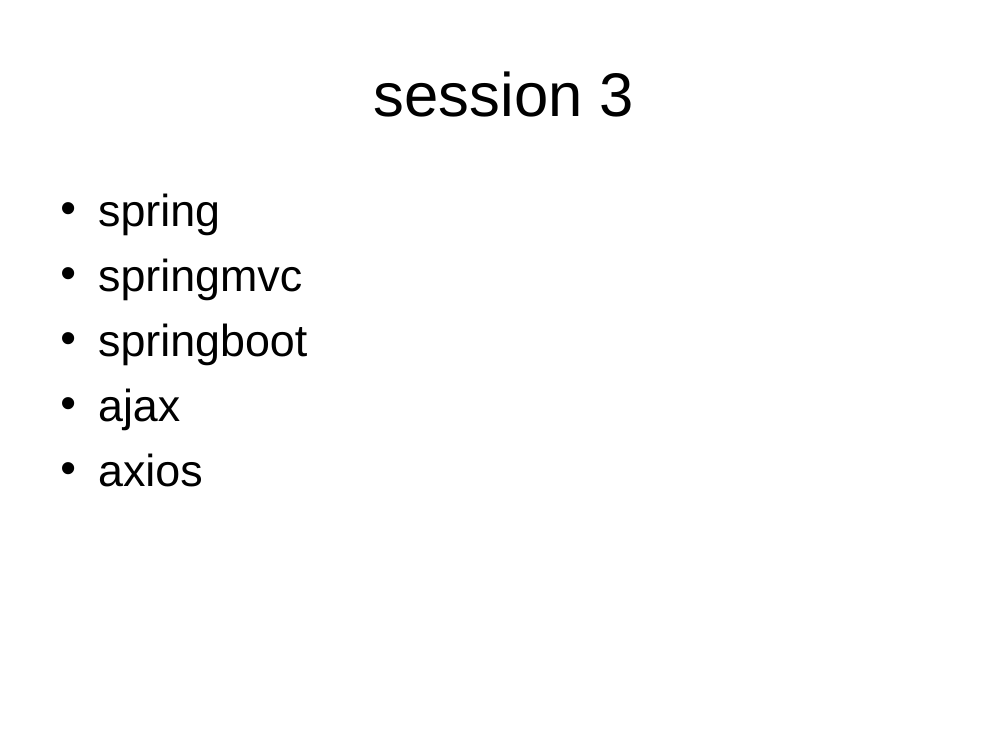
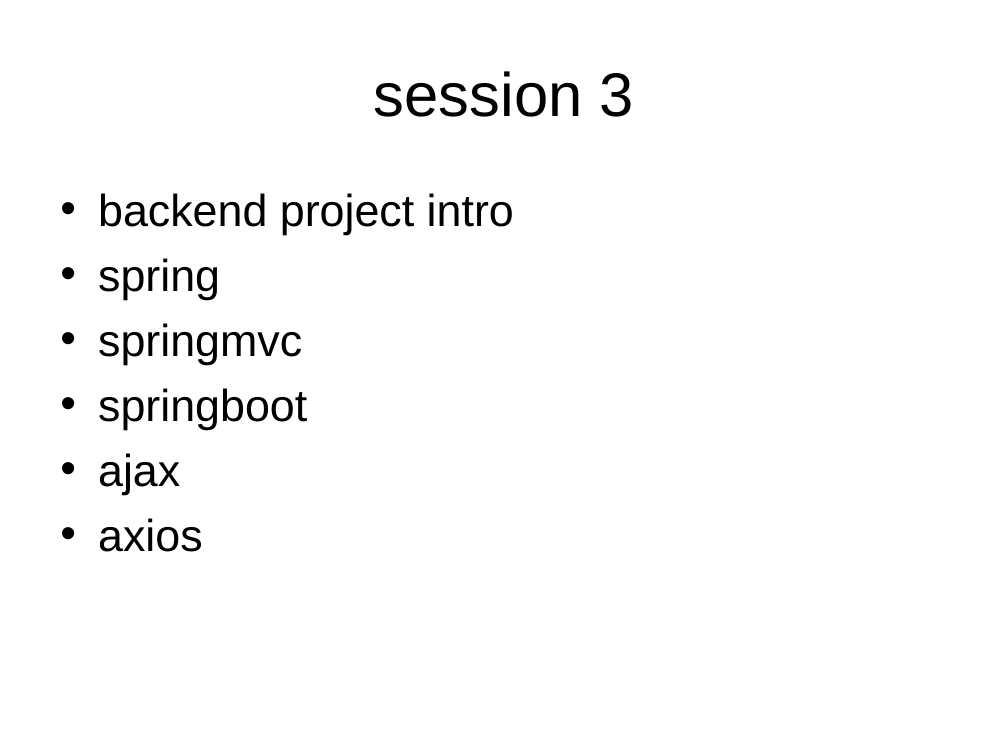
Before and after one commit to EasonFeng5870/vue-study, a slide deck: slide 1 of 0820/session3.ppt. Drawn at 1008x756 pixels with LibreOffice and Linux fonts; fonts in the diff are those of the drawing. Boxes give left, top, right and bottom in pixels: in the first picture for what was removed or moved away, otherwise in the second. Text is boxed around its words. In the diff, an @@ line names an element or a change of style, - is before the commit and + after.

Commit message:
update session3 lists

```diff
--- a/0820/session3.ppt
+++ b/0820/session3.ppt
@@ text at (98,193,514,235): paragraph added @@
+• backend project intro
```
